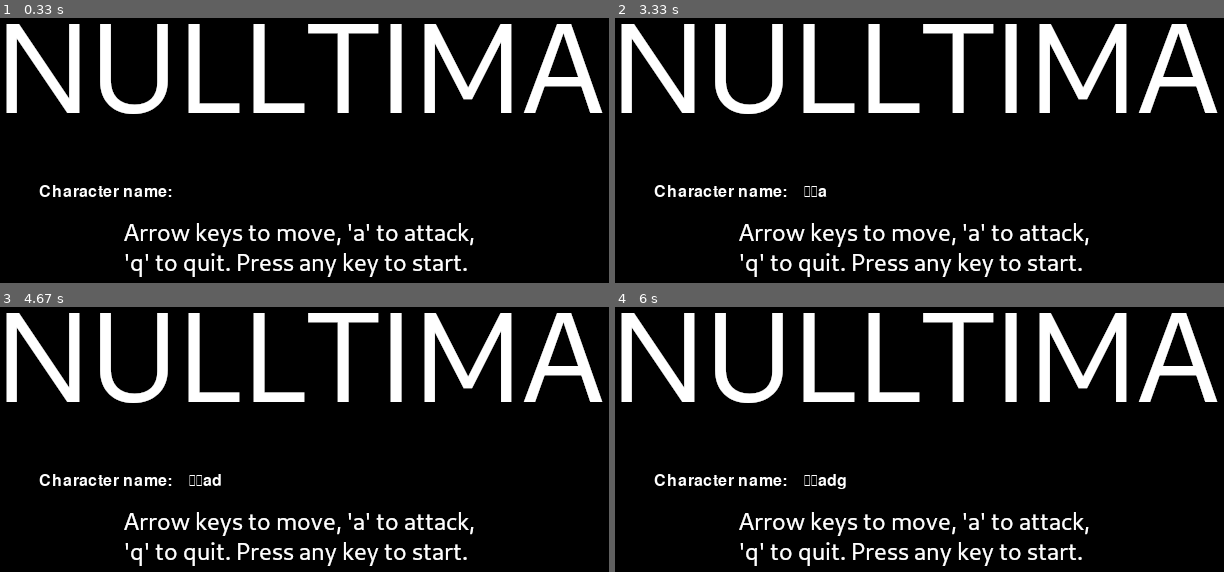
Above: before the commit, frames 1-4 (two rows, left to right).
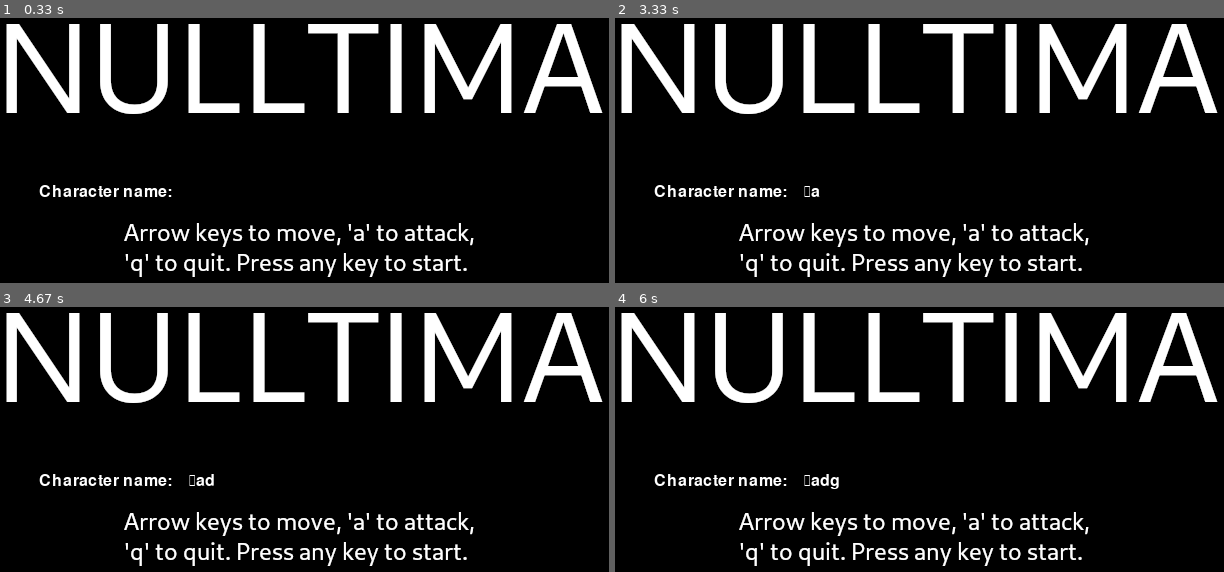
Above: after the commit, the same moments.

Repository: josh-reynolds/Python
Game: pygame game, started from pygame/nulltima/demo.py
The game is run twice, just before and just after one commit, with the same random seed, the same clock (stepped at 60 frames per second) and the same inputs.
Inputs:
- Up to frame 1 (0.33 s): no input
- Up to frame 2 (3.33 s): hold Backspace 0.33-0.8 s; hold Right 0.33-0.8 s; tap Enter at 1.83 s; tap A at 3.17 s
- Up to frame 3 (4.67 s): tap D at 4.5 s
- Up to frame 4 (6 s): tap G at 5.83 s

Frame 1 is identical in both runs. In frame 2, less than 0.1% of the frame differs, in the area x 32-35%, y 63-68%; in frame 3, 0.1%; in frame 4, 0.2%, in the area x 32-38%, y 63-69%.

Commit message:
Adding backspace functionality to EditableText

Diff:
--- a/pygame/nulltima/game.py
+++ b/pygame/nulltima/game.py
@@ -61,7 +61,10 @@
 
     def do_event(self, event):
         if event.type == KEYDOWN:
-            self.insert_text(event.unicode)
+            if event.key == K_BACKSPACE:
+                self.text = self.text[:-1]
+            else:
+                self.insert_text(event.unicode)
 
     def insert_text(self, text):
         self.text += text
Not shown, changed: pygame/nulltima/notes
